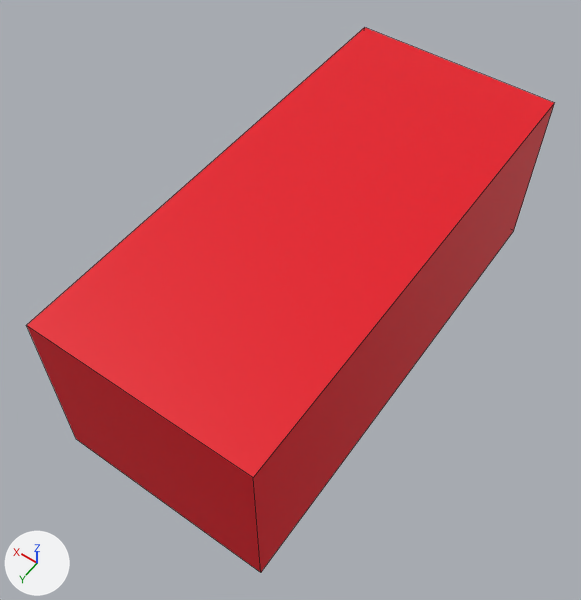
The FBX model Version2/Unity/Assets/Resources/Fbx/Car.fbx: old version first, new version second.
The view is the same before and after, from a camera (50 mm lens) standing at (-4.43, 6.97, 9.74) and looking at (0.14, 0.58, -0.31). Every picture has the same lights, and +X, +Y and +Z are marked at lower left. Mesh edges are drawn as thin lines.

Names of what the first picture shows: 'Car'.
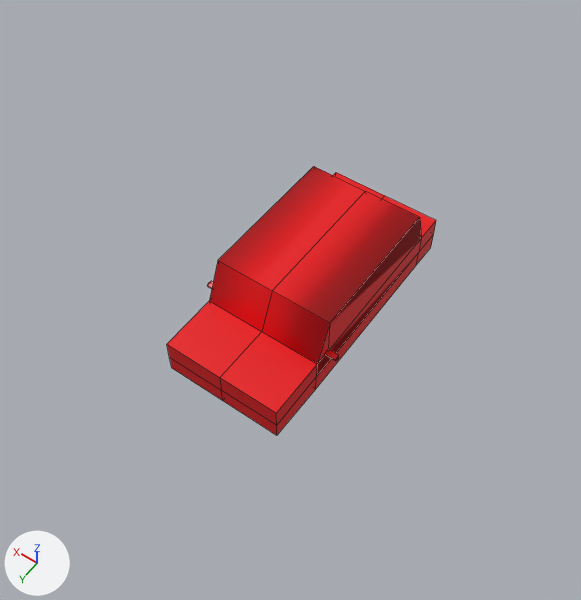
Pixel boxes [x1, y1, x2, y2] of what changed, in the pictures (581 x 600 px):
```json
{"object": "Car", "change": "reshaped, rescaled", "before": [27, 27, 554, 572], "after": [167, 166, 436, 435], "on screen": "49% narrower, 51% shorter"}
```

Scene script edits in JSON lines:
```json
{"op": "add", "block": "mat_material", "code": ["mat_material = principled_material('Material')", "mat_material.base_color = (0.8, 0.0, 0.00319)  # red #e7000b", "mat_material.roughness = 0.4"]}
{"block": "me_cube", "where": "# used by ob_car; location = (0.0, 0.0, 0.0); rotation_euler = (1.571, 0.0, 0.0), in degrees (90, 0, 0); scale = (0.018, 0.015, 0.04)"}
{"op": "remove", "block": "me_cube", "code": "me_cube.from_pydata(...)  # 8 vertices, 6 faces; spans x -100.0..100.0, y -100.0..100.0, z -100.0..100.0"}
{"op": "remove", "block": "me_cube", "code": "me_cube.materials.append(mat_material_004)  # red #e7001b"}
{"op": "add", "block": "me_cube", "code": "me_cube.from_pydata(...)  # 64 vertices, 62 faces; spans x -121.0..121.0, y -100.0..100.0, z -166.0..133.0"}
{"block": "me_cube", "change": "me_cube part 1"}
{"block": "me_cube", "change": "4 vertices are removed from x -100.0..100.0, y 100.0, z -100.0..100.0"}
{"block": "me_cube", "change": "6 faces are deleted"}
{"block": "me_cube", "change": "34 vertices are added at x -121.0..121.0, y -94.0..100.0, z -166.0..100.0"}
{"block": "me_cube", "change": "6 new vertices lie (0.0, 0.0, 33.0) away from vertices in x -100.0..100.0, y -100.0..0.0, z 100.0"}
{"block": "me_cube", "change": "7 new vertices lie (-100.0, 0.0, 0.0) away from vertices in x 100.0, y -100.0..0.0, z -100.0..133.0"}
{"block": "me_cube", "change": "5 new vertices lie (0.0, 0.0, -66.0) away from vertices in x -100.0..100.0, y -50.0..0.0, z -100.0"}
{"block": "me_cube", "change": "8 new vertices lie (19.0, 0.0, 0.0) away from vertices in x -119.0..100.0, y 0.0..10.0, z -87.0..-81.0"}
{"block": "me_cube", "change": "62 new faces join them"}
{"op": "add", "block": "me_cube", "code": "me_cube.materials.append(mat_material)  # red #e7000b"}
{"op": "set", "path": "ob_car.scale", "old": "(0.018, 0.015, 0.04)", "new": "(0.01, 0.00677, 0.0151)"}
```
